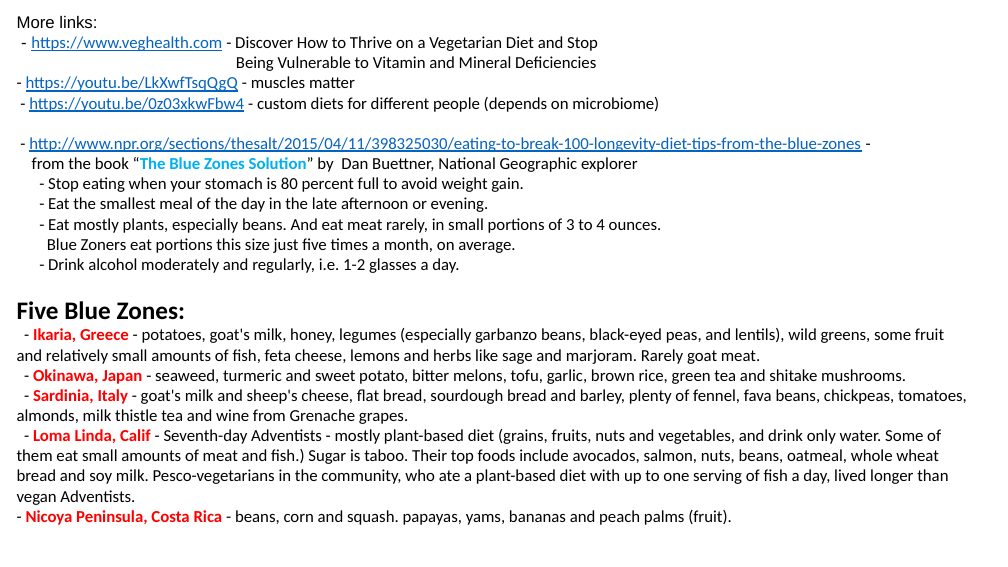
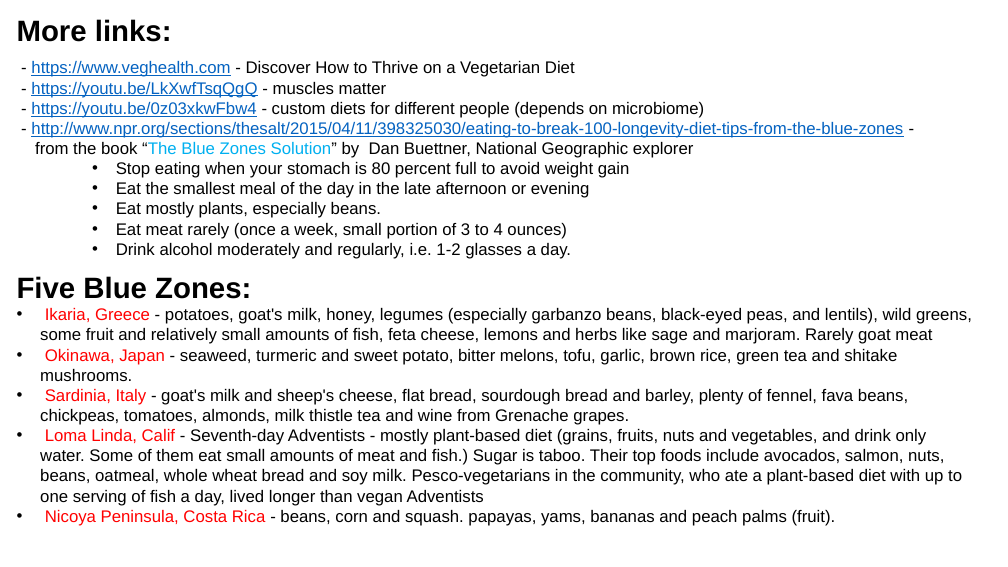
Before and after one commit to lselector/misc, a slide deck: slide 18 of _Life_Lose_Weight.pptx (slide 14 before the commit). Drawn at 1008x567 pixels with LibreOffice and Linux fonts; fonts in the diff are those of the drawing. Boxes give left, top, right and bottom in pixels: in the first picture for what was removed or moved away, otherwise in the second. Text is boxed around its words. In the diff, an @@ line names an element or a change of style, - is before the commit and + after.

```diff
--- a/_Life_Lose_Weight.pptx
+++ b/_Life_Lose_Weight.pptx
@@ text at box(17, 19, 903, 299): size 16 to 28 pt, bold on in "More links:"; font Calibri to Arial in "- https://youtu.be/LkXwfTsqQgQ - muscles matter", "- https://youtu.be/0z03xkwFbw4 - custom diets for different ...", "- http://www.npr.org/sections/thesalt/2015/04/11/398325030/e ...", "from the book “The Blue Zones Solution” ..." and 1 more places; bold off in "“The Blue Zones Solution”"; size 24 to 28 pt in "Five Blue Zones:" @@
@@ text at box(31, 61, 575, 77): text changed; font Calibri to Arial @@
-- https://www.veghealth.com - Discover How to Thrive on a Vegetarian Diet and Stop
-Being Vulnerable to Vitamin and Mineral Deficiencies
+- https://www.veghealth.com - Discover How to Thrive on a Vegetarian Diet
@@ text at box(116, 162, 630, 259): text changed; font Calibri to Arial @@
-- Stop eating when your stomach is 80 percent full to avoid weight gain.
-- Eat the smallest meal of the day in the late afternoon or evening.
-- Eat mostly plants, especially beans. And eat meat rarely, in small portions of 3 to 4 ounces.
-Blue Zoners eat portions this size just five times a month, on average.
-- Drink alcohol moderately and regularly, i.e. 1-2 glasses a day.
+    • Stop eating when your stomach is 80 percent full to avoid weight gain
+    • Eat the smallest meal of the day in the late afternoon or evening
+    • Eat mostly plants, especially beans.
+    • Eat meat rarely (once a week, small portion of 3 to 4 ounces)
+    • Drink alcohol moderately and regularly, i.e. 1-2 glasses a day.
@@ text at box(40, 308, 972, 526): text changed; font Calibri to Arial @@
-- Ikaria, Greece - potatoes, goat's milk, honey, legumes (especially garbanzo beans, black-eyed peas, and lentils), wild greens, some fruit and relatively small amounts of fish, feta cheese, lemons and herbs like sage and marjoram. Rarely goat meat.
-- Okinawa, Japan - seaweed, turmeric and sweet potato, bitter melons, tofu, garlic, brown rice, green tea and shitake mushrooms.
-- Sardinia, Italy - goat's milk and sheep's cheese, flat bread, sourdough bread and barley, plenty of fennel, fava beans, chickpeas, tomatoes, almonds, milk thistle tea and wine from Grenache grapes.
-- Loma Linda, Calif - Seventh-day Adventists - mostly plant-based diet (grains, fruits, nuts and vegetables, and drink only water. Some of them eat small amounts of meat and fish.) Sugar is taboo. Their top foods include avocados, salmon, nuts, beans, oatmeal, whole wheat bread and soy milk. Pesco-vegetarians in the community, who ate a plant-based diet with up to one serving of fish a day, lived longer than vegan Adventists.
-- Nicoya Peninsula, Costa Rica - beans, corn and squash. papayas, yams, bananas and peach palms (fruit).
+• Ikaria, Greece - potatoes, goat's milk, honey, legumes (especially garbanzo beans, black-eyed peas, and lentils), wild greens, some fruit and relatively small amounts of fish, feta cheese, lemons and herbs like sage and marjoram. Rarely goat meat
+• Okinawa, Japan - seaweed, turmeric and sweet potato, bitter melons, tofu, garlic, brown rice, green tea and shitake mushrooms.
+• Sardinia, Italy - goat's milk and sheep's cheese, flat bread, sourdough bread and barley, plenty of fennel, fava beans, chickpeas, tomatoes, almonds, milk thistle tea and wine from Grenache grapes.
+• Loma Linda, Calif - Seventh-day Adventists - mostly plant-based diet (grains, fruits, nuts and vegetables, and drink only water. Some of them eat small amounts of meat and fish.) Sugar is taboo. Their top foods include avocados, salmon, nuts, beans, oatmeal, whole wheat bread and soy milk. Pesco-vegetarians in the community, who ate a plant-based diet with up to one serving of fish a day, lived longer than vegan Adventists
+• Nicoya Peninsula, Costa Rica - beans, corn and squash. papayas, yams, bananas and peach palms (fruit).
```
Also in this commit, not shown: 11 other slides changed, 5 slides added, 1 slide removed.
